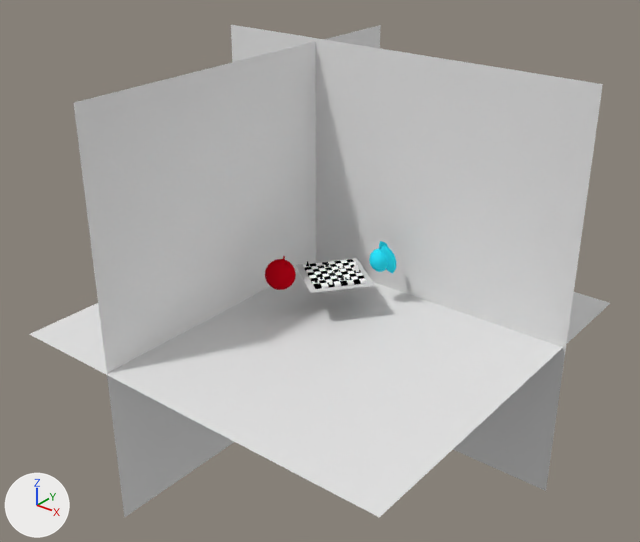
The Blender file Kamerafahrt/04-Shots/Shot12.blend, before and after one commit.
The view is the same before and after, from a 50 mm camera at (41.2, -52.8, 36.9) aimed at (-0.9, -0.2, 4.3). Every picture has the same lights, and +X, +Y and +Z are marked at lower left.

Names of what the first picture shows: 'Angel', 'Boden', 'KönigWeiß', 'Wand', 'Wand2', 'chess', 'devil'.
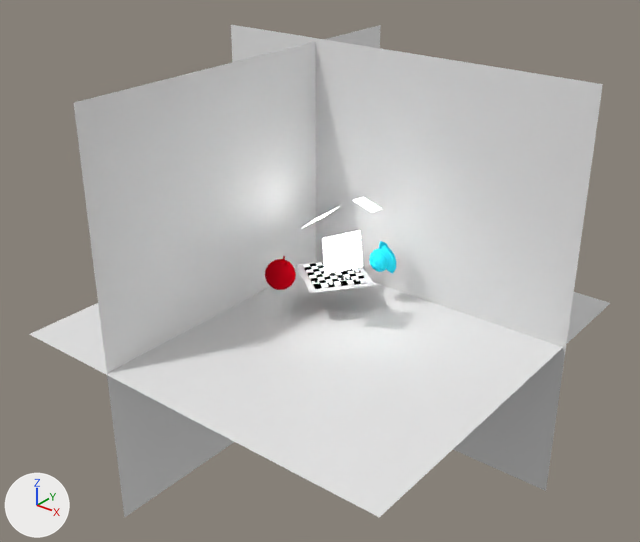
Pixel boxes [x1, y1, x2, y2] of what changed, in the pictures (640 x 542 px):
'chess', recoloured: [296, 258, 375, 293] in both
'Aufheller', added: after [322, 230, 363, 274]
'devil', recoloured: [265, 256, 296, 290] in both
'Angel', recoloured: [369, 241, 396, 273] in both
'Aufheller2', added: after [353, 197, 382, 212]
'Hauptlicht', added: after [302, 206, 340, 228]
'KönigWeiß', recoloured: [353, 261, 359, 273] in both
'DameWeiß', recoloured: [356, 265, 359, 281] in both
'SpielerSchwarz', recoloured: [320, 270, 346, 279] in both

Diff of the bpy script that builds the scene:
```diff
--- a/Kamerafahrt/04-Shots/Shot12.blend.py
+++ b/Kamerafahrt/04-Shots/Shot12.blend.py
@@ mat_material_012 @@
 mat_material_012 = diffuse_material('Material.012')
-mat_material_012.base_color = (0.0, 0.0, 0.0)  # black #000000
+mat_material_012.base_color = (0.0276, 0.809, 1.0)  # cyan #2ee8ff
@@ mat_material_013 @@
 mat_material_013 = diffuse_material('Material.013')
-mat_material_013.base_color = (1.0, 1.0, 1.0)  # white #ffffff
+mat_material_013.base_color = (0.549, 0.00202, 0.0107)  # red #c4071b
@@ mat_material_011 @@
 mat_material_011 = diffuse_material('Material.011')
-mat_material_011.base_color = (0.65, 0.65, 0.65)  # light grey #d3d3d3
+mat_material_011.base_color = (0.0254, 0.0254, 0.0254)  # black #2c2c2c
@@ mat_material_001 @@
+mat_material_001 = emission_material('Material.001')
+mat_material_001.base_color = (0.8, 0.8, 0.8)  # white #e7e7e7
+mat_material_001.strength = 8.5
@@ mat_material_002 @@
+mat_material_002 = emission_material('Material.002')
+mat_material_002.base_color = (0.8, 0.8, 0.8)  # white #e7e7e7
+mat_material_002.strength = 7.0
@@ mat_material_003 @@
+mat_material_003 = emission_material('Material.003')
+mat_material_003.base_color = (0.8, 0.8, 0.8)  # white #e7e7e7
+mat_material_003.strength = 6.5
@@ me_sphere_001 @@
 me_sphere_001.from_pydata(...)  # 530 vertices, 560 faces; spans x -1.8..1.0, y -1.0..1.69, z -1.32..1.49
-me_sphere_001.materials.append(mat_material_009)  # cyan #2ee8ff
+me_sphere_001.materials.append(mat_material_012)  # cyan #2ee8ff
@@ me_sphere_002 @@
 me_sphere_002.from_pydata(...)  # 490 vertices, 520 faces; spans x -1.0..1.0, y -1.0..1.0, z -1.0..1.14
-me_sphere_002.materials.append(mat_material_010)  # red #c3071b
+me_sphere_002.materials.append(mat_material_013)  # red #c4071b
@@ me_plane_001_1 @@
+me_plane_001_1.from_pydata([(-1.0, -1.0, 0.0), (1.0, -1.0, 0.0), (-1.0, 1.0, 0.0), (1.0, 1.0, 0.0)], [], [(0, 1, 3, 2)])
+me_plane_001_1.materials.append(mat_material_001)  # white #e7e7e7
@@ me_plane_004_1 @@
+me_plane_004_1.from_pydata([(-1.0, -1.0, 0.0), (1.0, -1.0, 0.0), (-1.0, 1.0, 0.0), (1.0, 1.0, 0.0)], [], [(0, 1, 3, 2)])
+me_plane_004_1.materials.append(mat_material_002)  # white #e7e7e7
@@ me_plane_005_1 @@
+me_plane_005_1.from_pydata([(-1.0, -1.0, 0.0), (1.0, -1.0, 0.0), (-1.0, 1.0, 0.0), (1.0, 1.0, 0.0)], [], [(0, 1, 3, 2)])
+me_plane_005_1.materials.append(mat_material_003)  # white #e7e7e7
@@ ob_hauptlicht @@
+ob_hauptlicht = bpy.data.objects.new('Hauptlicht', me_plane_001_1)
+ob_hauptlicht.location = (-3.14, 2.65, 7.68)
+ob_hauptlicht.rotation_euler = (-0.0128, -0.585, 0.191)  # degrees (-0.7, -34, 11)
+ob_hauptlicht.scale = (1.39, 1.39, 1.39)
@@ ob_aufheller @@
+ob_aufheller = bpy.data.objects.new('Aufheller', me_plane_004_1)
+ob_aufheller.location = (1.92, -0.82, 7.08)
+ob_aufheller.rotation_euler = (0.393, 0.682, -0.831)  # degrees (23, 39, -48)
+ob_aufheller.scale = (1.63, 1.63, 1.63)
@@ ob_aufheller2 @@
+ob_aufheller2 = bpy.data.objects.new('Aufheller2', me_plane_005_1)
+ob_aufheller2.location = (1.31, 3.36, 9.75)
+ob_aufheller2.rotation_euler = (-0.197, 0.332, 0.0837)  # degrees (-11, 19, 4.8)
```
